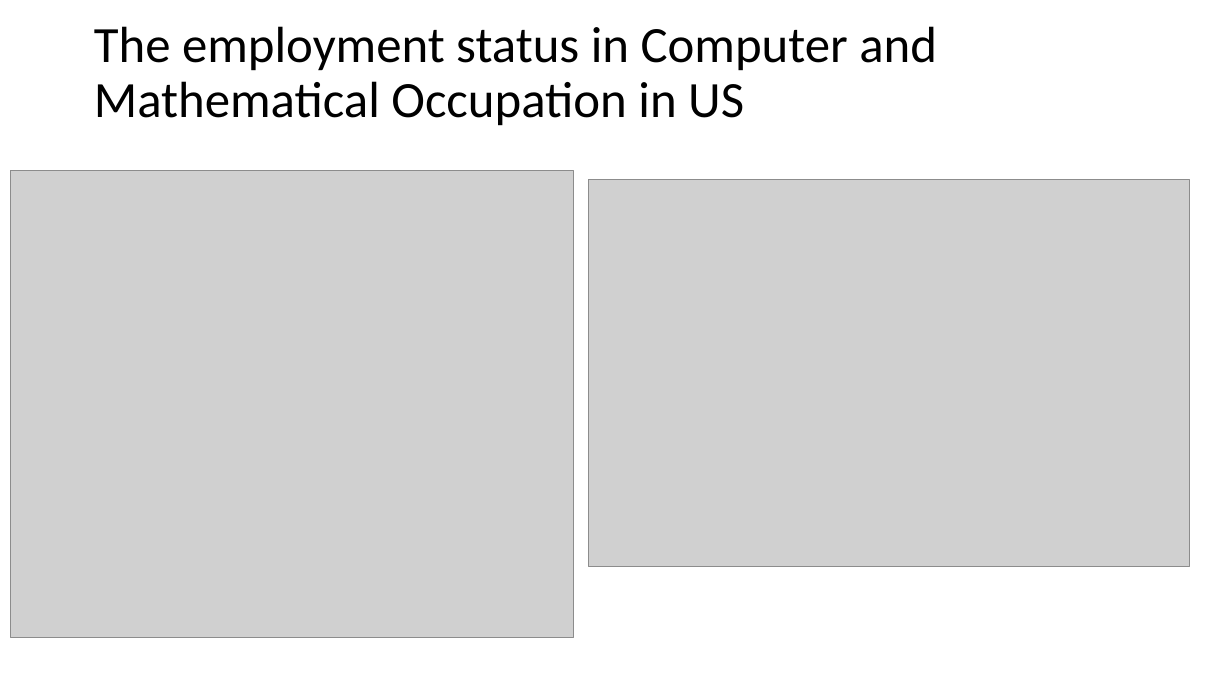
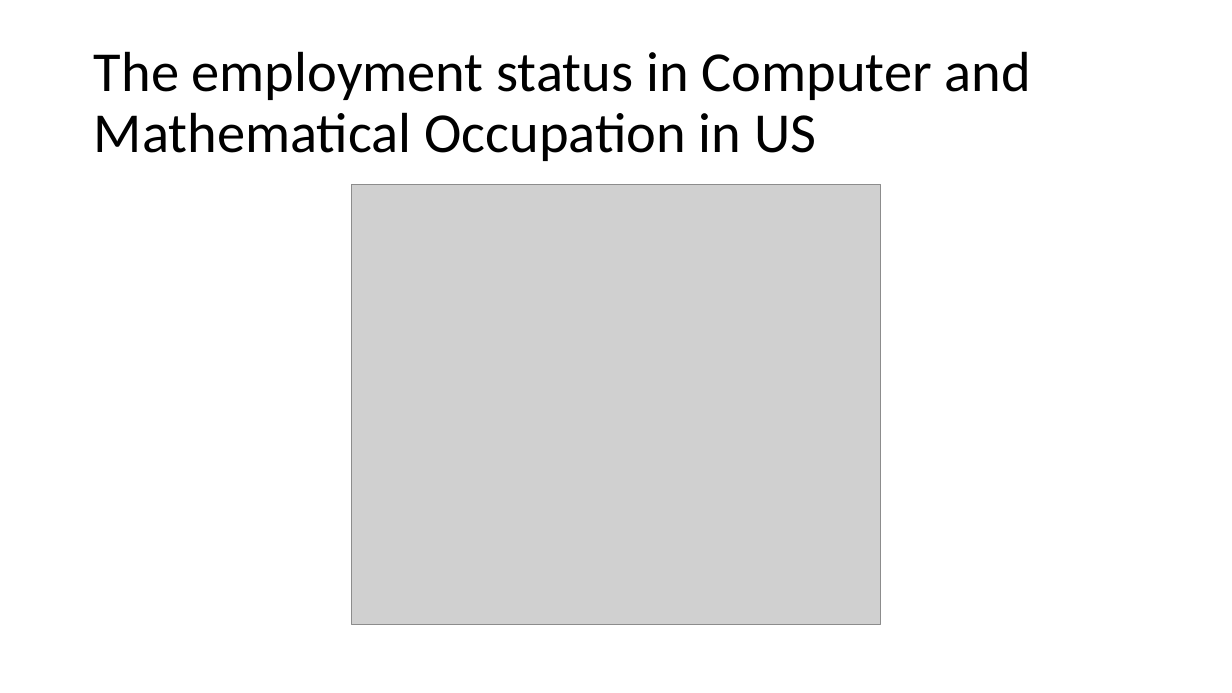
Before and after one commit to WCW789/Project1, a slide deck: slide 8 of Group_7_Presentation.pptx (slide 13 before the commit). Drawn at 1232x693 pixels with LibreOffice and Linux fonts; fonts in the diff are those of the drawing; grey boxes stand for pictures. Boxes give left, top, right and bottom in pixels: in the first picture for what was removed or moved away, otherwise in the second. Text is boxed around its words. In the diff, an @@ line names an element or a change of style, - is before the commit and + after.

```diff
--- a/Group_7_Presentation.pptx
+++ b/Group_7_Presentation.pptx
@@ title "The employment status in Computer ..." at <box>94,51,1030,161</box>: size 39.6 to 44 pt @@
@@ picture removed at <box>589,179,1190,567</box> @@
@@ picture: place and size @@
-picture at <box>11,171,574,638</box>
+picture at <box>351,185,881,625</box>
```
Also in this commit, not shown: 2 other slides changed, 2 slides added, 8 slides removed.
